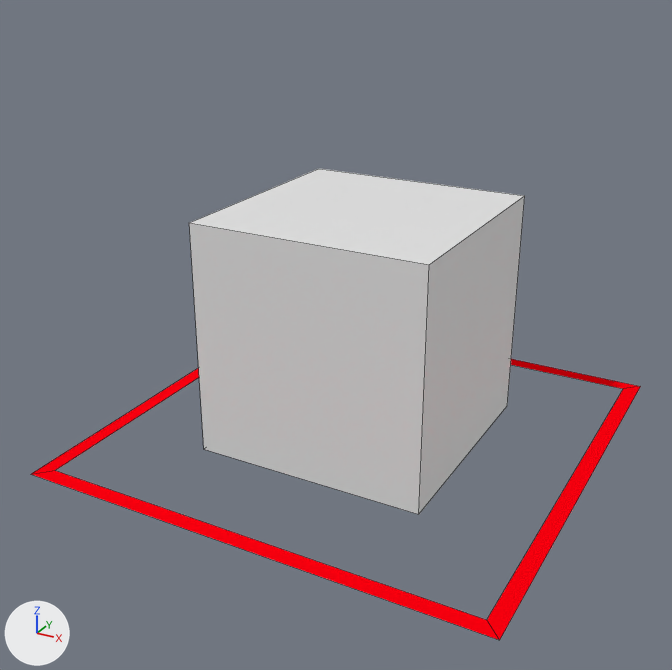
An edit to the Blender file rct2/scenery/ShrubsAndOrnaments/wch_Conifer-Hedge/wch_V001.blend, drawn before and after from the same camera.
Rendered twice from a 50 mm camera at (3.31, -6.5, 4.08) aimed at (-0.07, -0.35, 1.01). Every picture has the same lights, and +X, +Y and +Z are marked at lower left. Mesh edges are drawn as thin lines.
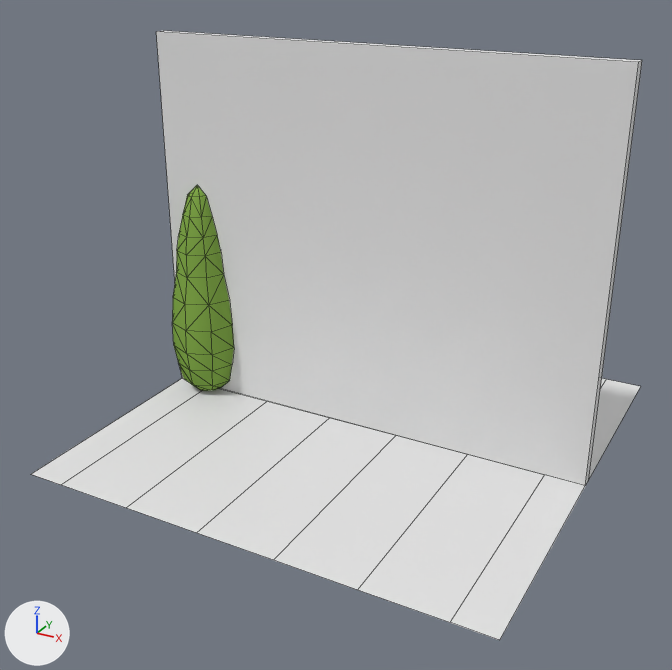
ob_lattice is not drawn itself; it is used by a modifier of ob_wall.

The change, as a list of edits to the scene's bpy script:
```text
Add mat_material:
    mat_material = diffuse_material('Material')
    mat_material.base_color = (0.8, 0.8, 0.8)  # white #e7e7e7
Add mat_bush:
    mat_bush = diffuse_material('Bush')
    mat_bush.base_color = (0.364, 0.594, 0.114)  # green #a3cb5f
Add mat_bush_alpha_sansdisplace:
    mat_bush_alpha_sansdisplace = diffuse_material('bush alpha sansdisplace')
    mat_bush_alpha_sansdisplace.base_color = (0.227, 0.407, 0.0704)  # green #83ab4b
Change me_plane_001:
    used by ob_plane_001; location = (0.0, 0.0, 0.0)
    remove me_plane_001.from_pydata(...)  # 8 vertices, 4 faces; spans x -2.0..2.0, y -2.0..2.0, z 0.0
    remove me_plane_001.materials.append(mat_guide)  # red #ff000f
    add me_plane_001.from_pydata(...)  # 24 vertices, 14 faces; spans x -1.0..1.0, y -1.0..1.0, z 0.0
    me_plane_001 part 1: the whole mesh is rebuilt
Add me_cube_002:
    me_cube_002.from_pydata(...)  # a box spanning x -2.0..2.0, y 0.0..0.1, z 0.0..3.27
    me_cube_002.materials.append(mat_material)  # white #e7e7e7
Add me_icosphere_001:
    me_icosphere_001.from_pydata(...)  # 90 vertices, 176 faces; spans x -0.31..0.31, y -0.31..0.31, z -0.01..1.99
    me_icosphere_001.polygons.foreach_set('use_smooth', [True] * 176)
    me_icosphere_001.materials.append(mat_bush_alpha_sansdisplace)  # green #83ab4b
    me_icosphere_001.materials.append(mat_bush)  # green #a3cb5f
Add lat_lattice_001:
    lat_lattice_001 = bpy.data.lattices.new('Lattice.001')
    lat_lattice_001.interpolation_type_u = 'KEY_LINEAR'
    lat_lattice_001.interpolation_type_v = 'KEY_LINEAR'
    lat_lattice_001.interpolation_type_w = 'KEY_LINEAR'
    lat_lattice_001.points.foreach_set('co_deform', [-0.5, -0.5, -0.5, 0.5, -0.5, -0.5, -0.5, 0.5, -0.5, 0.5, 0.5, -0.5, -0.5, -0.5, 0.5, 0.5, -0.5, 0.5, -0.5, 0.5, 0.5, 0.5, 0.5, 0.5])
Remove ob_cube:
    ob_cube = bpy.data.objects.new('Cube', me_cube)
    ob_cube.location = (0.0, 0.0, 0.0)
Change ob_plane_001:
    ob_plane_001.scale: (1.0, 1.0, 1.0) -> (2.0, 2.0, 2.0)
Add ob_wall:
    ob_wall = bpy.data.objects.new('Wall', me_cube_002)
    ob_wall.location = (0.0, 0.0, 0.0)
    _m = ob_wall.modifiers.new('Lattice', 'LATTICE')
    _m.object = ob_lattice
Add ob_lattice:
    ob_lattice = bpy.data.objects.new('Lattice', lat_lattice_001)
    ob_lattice.location = (0.0, 0.0, 2.0)
    ob_lattice.scale = (4.0, 4.0, 4.0)
Add ob_icosphere_001:
    ob_icosphere_001 = bpy.data.objects.new('Icosphere.001', me_icosphere_001)
    ob_icosphere_001.location = (-1.67, 0.0, 0.0)
    _m = ob_icosphere_001.modifiers.new('Solidify', 'SOLIDIFY')
    _m.thickness = 0.132
    _m.material_offset = 1
    _m.use_rim = False
    _m.nonmanifold_thickness_mode = 'FIXED'
    _m.nonmanifold_merge_threshold = 0.0003
```

Pixel boxes (x1, y1, x2, y2) of what changed, in the pictures (672 x 670 px):
'Wall', added
    after: (156, 31, 642, 486)
'Cube', deleted
    before: (189, 169, 525, 514)
'Plane.001', reshaped, rescaled (7% shorter)
    before: (32, 359, 641, 640)
    after: (32, 378, 641, 640)
'Icosphere.001', added (green)
    after: (172, 185, 234, 391)
